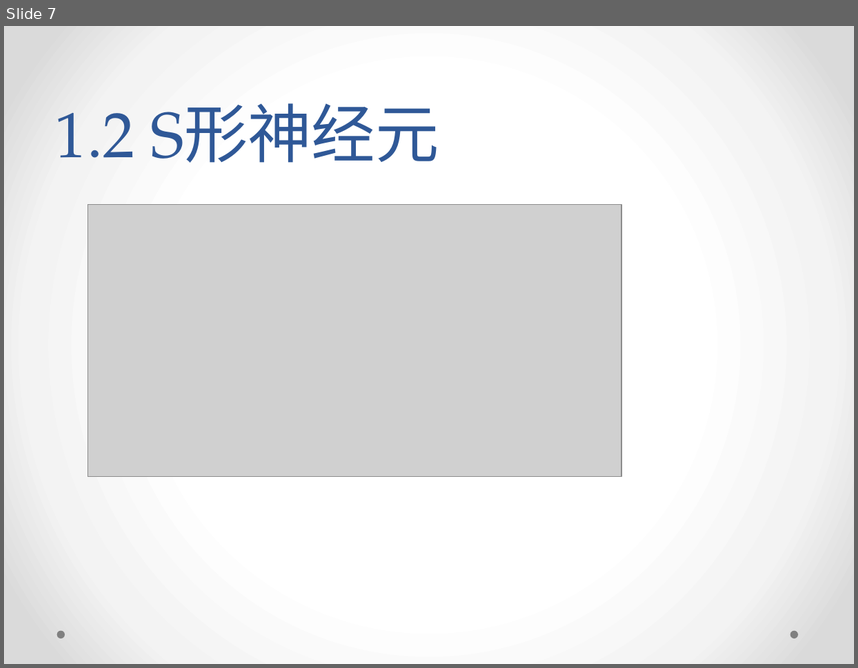
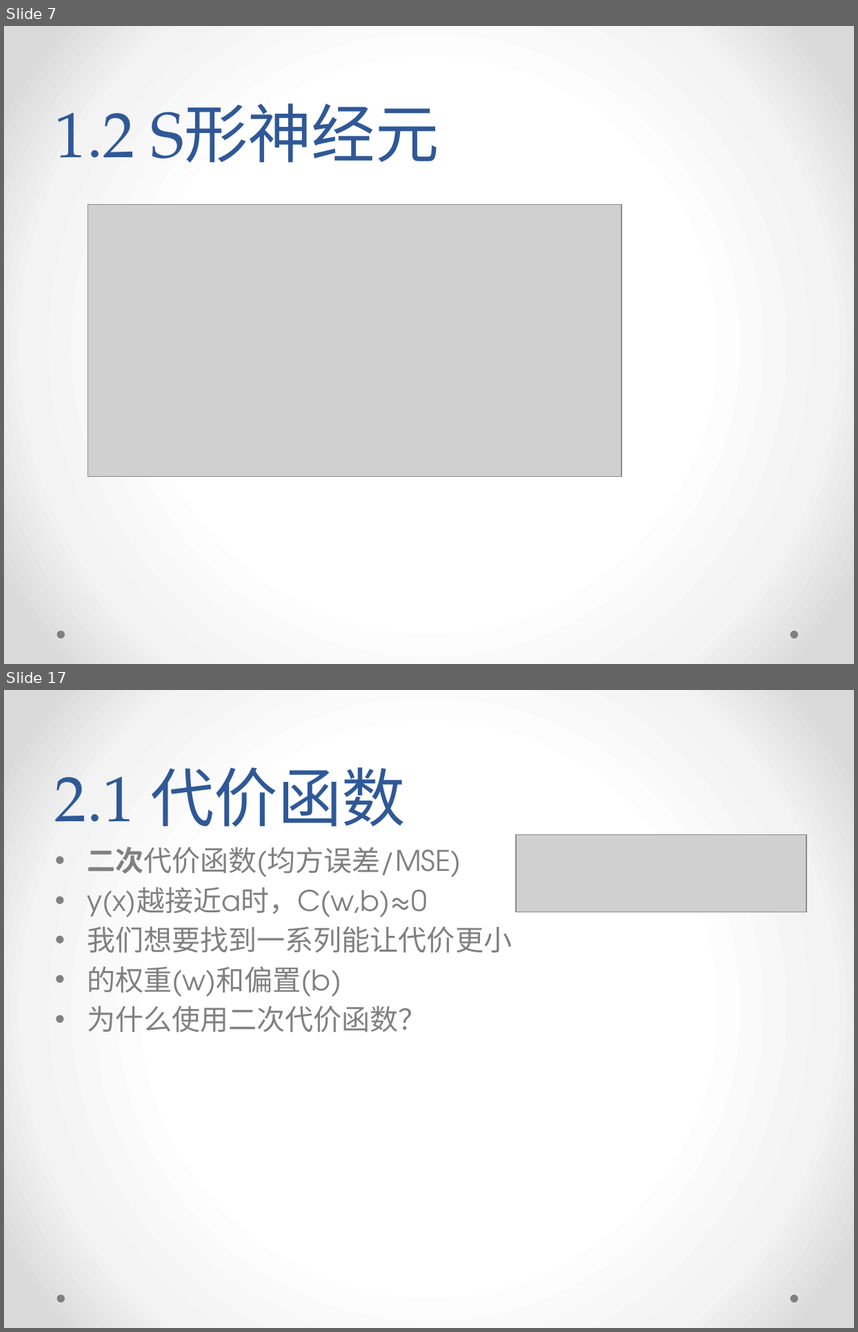
Before and after one commit to yish0000/neuralnetwork, a slide deck: 深度学习数学原理初探.pptx. Shown one above the other, each under a label of ours: slide 7 before the commit, slides 7 and 17 after it; the slides between them are not shown. The pictures are 858x668 and 858x1332 pixels, drawn with LibreOffice and Linux fonts; fonts in the diff are those of the drawing; grey boxes stand for pictures; background and template pictures are left out. Boxes give left, top, right and bottom in pixels: in the first picture for what was removed or moved away, otherwise in the second. Text is boxed around its words. In the diff, an @@ line names an element or a change of style, - is before the commit and + after.

Commit message:
ppt

```diff
--- a/深度学习数学原理初探.pptx
+++ b/深度学习数学原理初探.pptx
@@ slide 17 added at (4,690,854,1328), background gradient #FFFFFF to #F4F4F4 to #DADADA; not listed: 2 template elements that a slide beside it also shows @@
@@ title added at (55,767,406,827), 54 pt, text #2F5897 @@
+2.1 代价函数
@@ picture added at (516,834,806,912) @@
@@ text added at (87,847,512,1032), 24 pt, text #808080 @@
+• 二次代价函数(均方误差/MSE)
+• y(x)越接近a时，C(w,b)≈0
+• 我们想要找到一系列能让代价更小
+• 的权重(w)和偏置(b)
+• 为什么使用二次代价函数？
```
Also in this commit, not shown: 12 other slides added.
